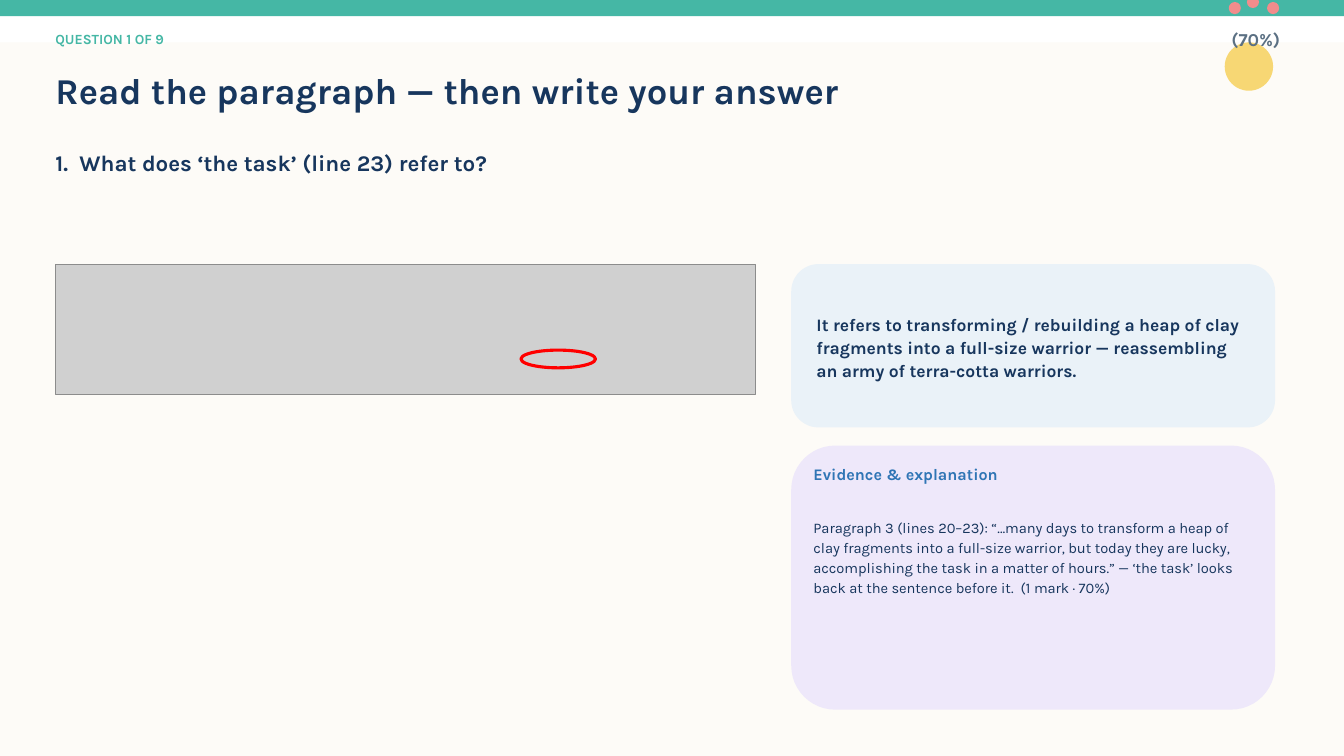
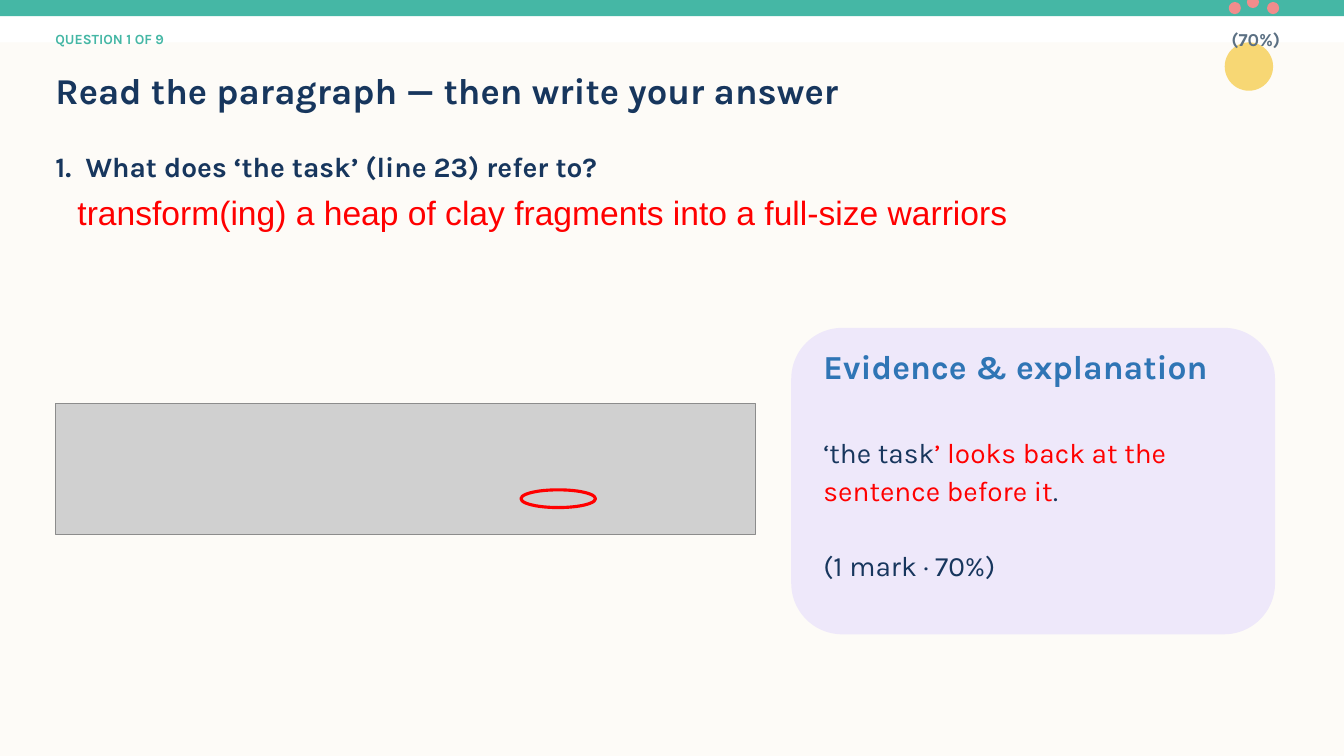
Before and after one commit to flyingbee2026/f6-sp-lesson4, a slide deck: slide 6 of F6_SP_Lesson_4_2013_Part_A_Open-Ended_PPT.pptx. Drawn at 1344x756 pixels with LibreOffice and Linux fonts; fonts in the diff are those of the drawing; grey boxes stand for pictures. Boxes give left, top, right and bottom in pixels: in the first picture for what was removed or moved away, otherwise in the second. Text is boxed around its words. In the diff, an @@ line names an element or a change of style, - is before the commit and + after.

Commit message:
Helen's finalized L4 deck: exp-card first (blinds), floating red answers (fade), trimmed evidence, taller Q6/Q8 crops

```diff
--- a/F6_SP_Lesson_4_2013_Part_A_Open-Ended_PPT.pptx
+++ b/F6_SP_Lesson_4_2013_Part_A_Open-Ended_PPT.pptx
@@ text "1. What does ‘the task’ ..." at [55,156,597,180]: size 16 to 20 pt @@
@@ text "transform(ing) a heap of clay ..." at [77,200,1007,232]: vertical alignment middle to top @@
@@ text at [77,200,1007,232]: text changed; size 12.5 to 24 pt; font Karla to Arial; text colour #17365D to #FF0000; bold off @@
-It refers to transforming / rebuilding a heap of clay fragments into a full-size warrior — reassembling an army of terra-cotta warriors.
+transform(ing) a heap of clay fragments into a full-size warriors
@@ rounded rectangle removed at [791,264,1275,427] @@
@@ rounded rectangle: place and size @@
-rounded rectangle at [791,446,1275,710]
+rounded rectangle at [791,328,1275,634]
@@ text at [823,355,1208,387]: size 11.5 to 24 pt in "Evidence & explanation" @@
@@ text "Evidence & explanation": place and size @@
-text "Evidence & explanation" at [813,468,1233,595]
+text "Evidence & explanation" at [823,355,1208,579]
@@ picture: place and size @@
-picture at [55,264,756,394]
+picture at [55,404,756,534]
@@ text at [823,444,1166,579]: text changed; size 10.5 to 20 pt; text colour #17365D to #FF0000 @@
-Paragraph 3 (lines 20–23): “…many days to transform a heap of clay fragments into a full-size warrior, but today they are lucky, accomplishing the task in a matter of hours.” — ‘the task’ looks back at the sentence before it. (1 mark · 70%)
+‘the task’ looks back at the sentence before it.
+(1 mark · 70%)
@@ ellipse: place and size @@
-ellipse at [521,350,596,368]
+ellipse at [521,490,596,508]
```
Also in this commit, not shown: 12 other slides changed, 1 other file.
